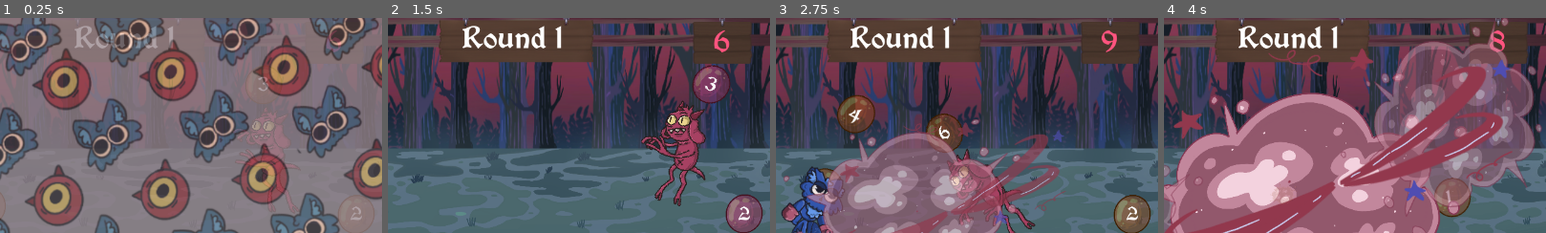
Above: before the commit, frames 1-4 (left to right).
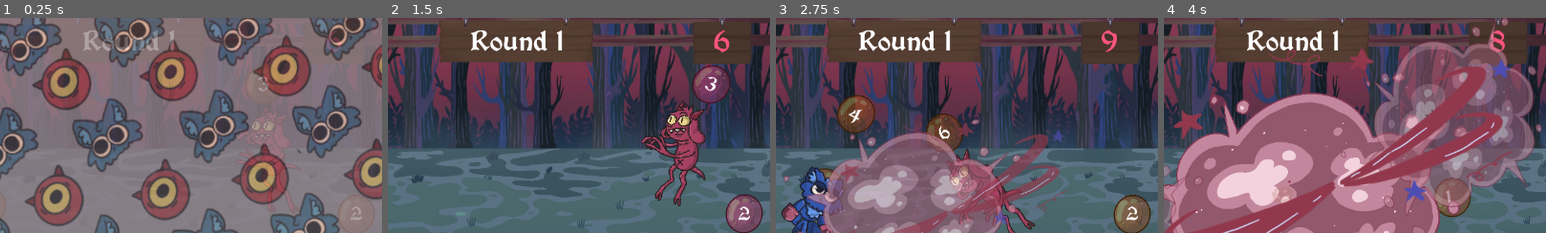
Above: after the commit, the same moments.

Repository: Onizik/Ludum04.24
Game: Godot game, scene res://scenes/main_game.tscn
The game is run twice, just before and just after one commit, with the same random seed, the same clock (stepped at 60 frames per second) and the same inputs.
Inputs (mouse positions are % of the whole screen's width and height, from its top left):
- Up to frame 1 (0.25 s): no input
- Up to frame 2 (1.5 s): click "Fight!" at 0.5 s; click (7, 89) at 1.27 s
- Up to frame 3 (2.75 s): click (69, 31) at 2.02 s
- Up to frame 4 (4 s): click (66, 90) at 2.77 s; click (79, 60) at 3.52 s
The pictures show only the part of the screen within x 33-83%, y 2-52%; the shares and areas given below are measured in that part.

The runs differ from the first frame. In frame 1, 1.1% of the frame differs, in the area x 19-46%, y 3-16%; in frame 2, 1.5%; in frame 3, 1.5%; in frame 4, 1.5%.

Commit message:
aea

Diff:
--- a/scenes/main_game.tscn
+++ b/scenes/main_game.tscn
@@ -1329,13 +1329,21 @@
 texture = ExtResource("8_ghyrp")
 
 [node name="round" type="Label" parent="header_bg/round"]
-offset_left = -92.0
-offset_top = -36.0
-offset_right = 164.0
-offset_bottom = 38.0
-theme_override_font_sizes/font_size = 49
-text = "1
-"
+anchors_preset = 8
+anchor_left = 0.5
+anchor_top = 0.5
+anchor_right = 0.5
+anchor_bottom = 0.5
+offset_left = -273.0
+offset_top = -91.5
+offset_right = -17.0
+offset_bottom = -17.5
+grow_horizontal = 2
+grow_vertical = 2
+theme_override_font_sizes/font_size = 45
+text = "Final Round"
+horizontal_alignment = 1
+vertical_alignment = 1
 
 [node name="count_left" type="Sprite2D" parent="header_bg"]
 position = Vector2(-340, 13)
--- a/scenes/resu.gd
+++ b/scenes/resu.gd
@@ -3,6 +3,7 @@
 
 # Called when the node enters the scene tree for the first time.
 func _ready():
+	$"/root/Global".round +=1
 	print("atb")
 	$ap.play ("rez")
 	if $"/root/Global".result >0:
@@ -10,13 +11,14 @@
 		$fade/stick/info/bes/count.text = "= 0"
 		$fade/stick/result.text = "Cats won this round!"
 	elif $"/root/Global".result <0:
-		$fade/stick/info/bes/count.text = "= " + str($"/root/Global".result )
+		$fade/stick/info/bes/count.text = "= " + str($"/root/Global".result - $"/root/Global".result - $"/root/Global".result )
 		$fade/stick/info/cat/count.text = "= 0"
 		$fade/stick/result.text = "Demons won this round!"
 	elif $"/root/Global".result ==0:
 		$fade/stick/info/bes/count.text = "= 0"
 		$fade/stick/info/cat/count.text = "= 0"
 		$fade/stick/result.text = "Tie! Well done!"
+
 
 
 
--- a/scripts/global.gd
+++ b/scripts/global.gd
@@ -11,6 +11,7 @@
 var number = 0
 var sp_butt = 0
 var round = 1
+var final = false
 var win = 0
 var los1 = 0
 var los2 = 0
--- a/scripts/main_game.gd
+++ b/scripts/main_game.gd
@@ -29,7 +29,9 @@
 # Called when the node enters the scene tree for the first time.
 func _ready():
 	$fadea.play("fade")
-	$header_bg/round/round.text = str("Round " + str($"/root/Global".round))
+	if $"/root/Global".round != 3:
+		$header_bg/round/round.text = str("Round " + str($"/root/Global".round))
+	else: $header_bg/round/round.text = "Final Round"
 	generate()
 	add_some()
 	$anim_game.play("fog")
@@ -320,7 +322,7 @@
 func _on_fight_pressed():
 	$anim_game.play("fight")
 	result = int($header_bg/count_left/text.text) - int($header_bg/count_right/text.text)
-	$"/root/Global".round +=1
+
 	$"/root/Global".result = result
 	if result >0:
 		$"/root/Global".los1 += 1
@@ -351,5 +353,8 @@
 func _on_fadea_animation_finished(anim_name):
 	if anim_name == "fade_in":
 		print("fi")
-		get_tree().change_scene_to_file("res://scenes/resu.tscn")
+		if $"/root/Global".round <3:
+			get_tree().change_scene_to_file("res://scenes/resu.tscn")
+		else:
+			get_tree().change_scene_to_file("res://scenes/final.tscn")
 	pass # Replace with function body.
